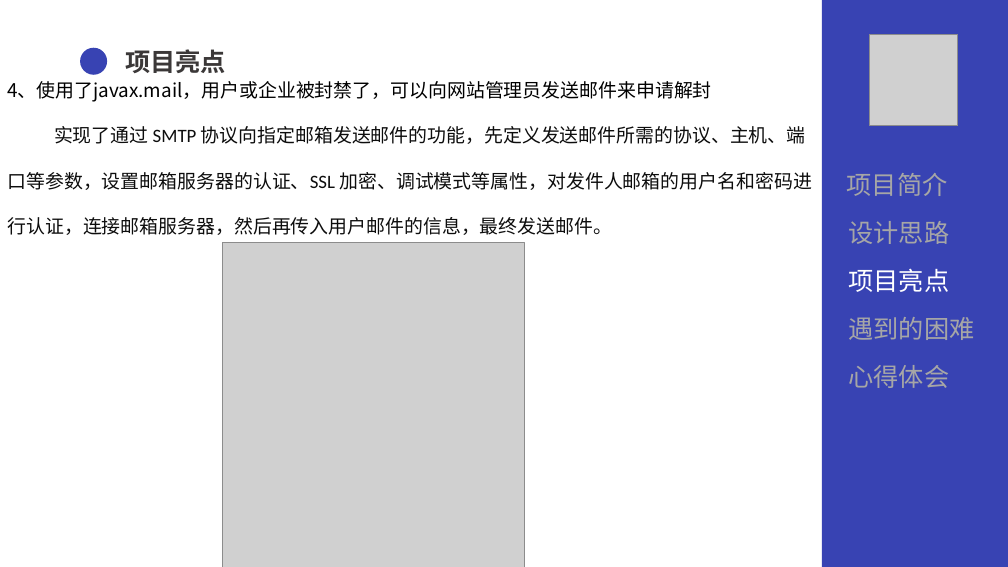
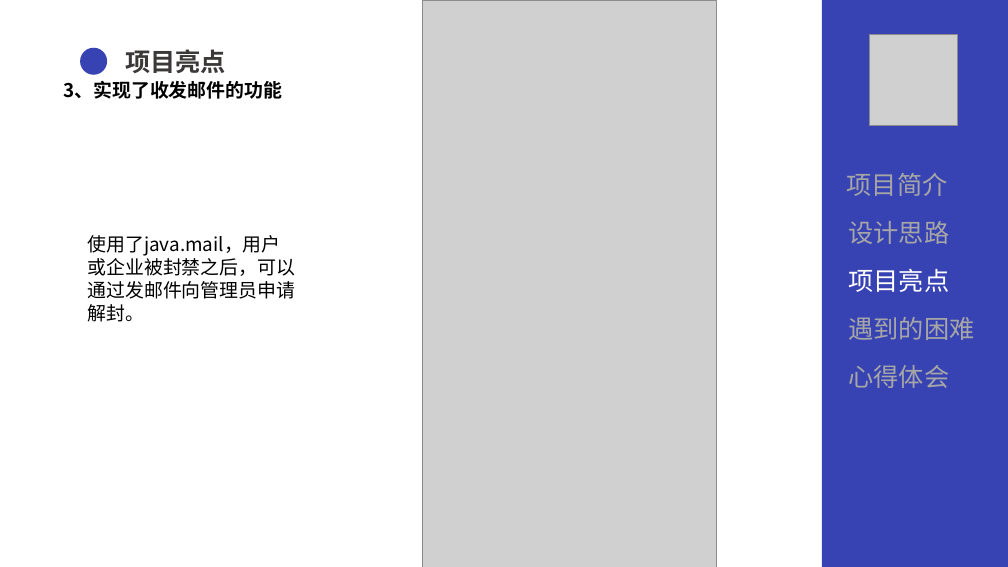
Before and after one commit to fjm0126/Qg-MoneySystem, a slide deck: slide 10 of doucument/QG答辩.pptx (slide 11 before the commit). Drawn at 1008x567 pixels with LibreOffice and Linux fonts; fonts in the diff are those of the drawing; grey boxes stand for pictures. Boxes give left, top, right and bottom in pixels: in the first picture for what was removed or moved away, otherwise in the second. Text is boxed around its words. In the diff, an @@ line names an element or a change of style, - is before the commit and + after.

```diff
--- a/doucument/QG答辩.pptx
+++ b/doucument/QG答辩.pptx
@@ picture: place and size @@
-picture at (222, 243, 525, 567)
+picture at (423, 0, 716, 567)
@@ text at (63, 81, 282, 99): text changed; font Calibri to Noto Sans CJK SC; text colour #0D0D0D to #000000; bold on @@
-4、使用了javax.mail，用户或企业被封禁了，可以向网站管理员发送邮件来申请解封
-实现了通过 SMTP 协议向指定邮箱发送邮件的功能，先定义发送邮件所需的协议、主机、端
-口等参数，设置邮箱服务器的认证、SSL 加密、调试模式等属性，对发件人邮箱的用户名和密码进
-行认证，连接邮箱服务器，然后再传入用户邮件的信息，最终发送邮件。
+3、实现了收发邮件的功能
@@ text added at (87, 235, 295, 322), 18 pt, text #000000 @@
+使用了java.mail，用户或企业被封禁之后，可以通过发邮件向管理员申请解封。
```
Also in this commit, not shown: 10 other slides changed, 1 other file.
